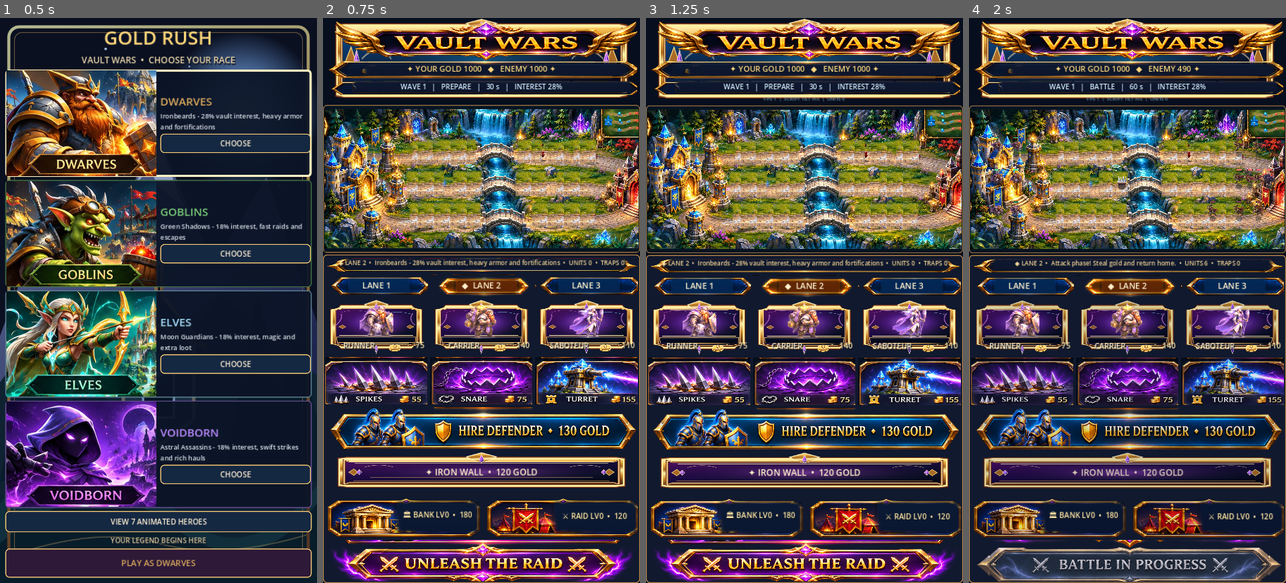
Above: before the commit, frames 1-4 (left to right).
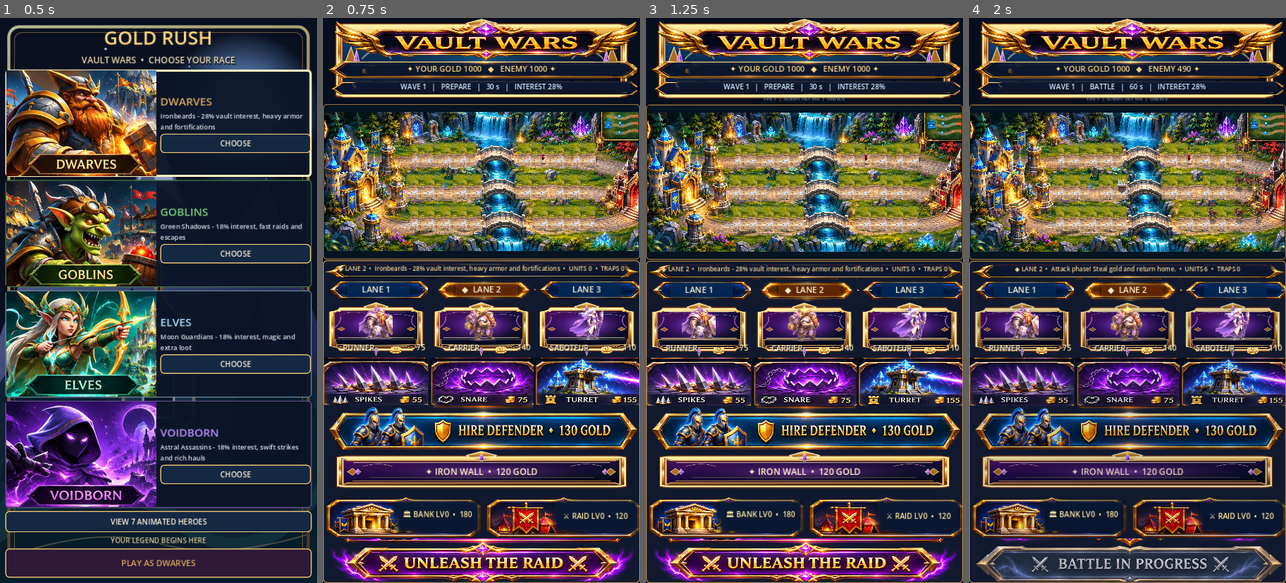
Above: after the commit, the same moments.

Repository: krzych3d/Gold-rush-mobile
Game: Godot game, scene res://main.tscn
Same seed, same stepped clock (60 frames per second), same inputs: the game is played once before the commit and once after it.
Inputs (mouse positions are in pixels of both pictures, inside the frame that each line leads up to):
- Up to frame 1 (0.5 s): no input
- Up to frame 2 (0.75 s): click (481, 560) at 0.5 s
- Up to frame 3 (1.25 s): no input
- Up to frame 4 (2 s): click (1127, 560) at 1.25 s

Frame 1 is identical in both runs. In frame 2, 45% of the frame differs, in the area x 0-100%, y 15-100%; in frame 3, 45%; in frame 4, 43%.

Commit message:
Unify premium faction menus for elves dwarves goblins and Voidborn
* Give elves goblins dwarves and Voidborn their own illustrated battle menus and compact controls

* Fix HUD smoke regression to accept actual illustrated 292px PNG assets

* Test unique portrait and ability art switching across all four factions

* Run Godot QA on newly imported faction-specific illustrated UI PNGs

* Add checksum-validated importer for elf dwarf and goblin premium menu PNGs

* Auto-install elf dwarf and goblin painted menus from owner ZIP comment and rebuild Android APK

Diff:
--- a/ci/smoke_epic_hud.gd
+++ b/ci/smoke_epic_hud.gd
@@ -69,7 +69,9 @@
 			_fail("Button %d lacks an illustrated nine-patch skin" % button_index)
 			return
 		var art_tex: Texture2D = (artwork_style as StyleBoxTexture).texture
-		if art_tex == null or art_tex.get_width() < 300:
+		# Original ImageGen cards have authentic 292px PNG source width,
+		# whereas SVG fallback skin was intentionally >300px.
+		if art_tex == null or art_tex.get_width() < 180:
 			_fail("Illustrated control art did not import from SVG %d" % button_index)
 			return
 	for key in ["IllustratedTitle", "ResourceArtwork", "PhaseArtwork", "MessageArtwork"]:
--- a/ci/smoke_original_hud.gd
+++ b/ci/smoke_original_hud.gd
@@ -41,17 +41,31 @@
 		if game.controls[9].text != "":
 			_fatal("Native CTA label overlaps baked illustrated CTA lettering")
 			return
-		# Choosing another race must never show an unrelated Voidborn hero portrait.
-		game.selected_race = 0
-		game._refresh_unit_icons()
-		if not (game.controls[3].get_node("Artwork") as TextureRect).visible:
-			_fatal("Non-Voidborn character artwork not restored")
-			return
+		# Every faction must display its own characters whenever the matching
+		# illustration PNG exists. Never substitute a Voidborn assassin.
+		for race in range(4):
+			game.selected_race = race
+			game._refresh_unit_icons()
+			for index in 3:
+				var hero_name: String = ["runner", "carrier", "saboteur"][index]
+				var wanted_name: String = game._race_art_name(hero_name)
+				var has_premium: bool = game.ornate_ui.original_texture(wanted_name) != null
+				var hero_button: Button = game.controls[3 + index]
+				var live_atlas: TextureRect = hero_button.get_node("Artwork") as TextureRect
+				var hero_bg: StyleBoxTexture = hero_button.get_theme_stylebox("normal") as StyleBoxTexture
+				if live_atlas.visible == has_premium:
+					_fatal("Wrong portrait overlay for faction %d, role %s" % [race, hero_name])
+					return
+				if has_premium and (hero_bg == null or hero_bg.texture != game.ornate_ui.original_texture(wanted_name)):
+					_fatal("Faction %d is not using its own original PNG for %s" % [race, hero_name])
+					return
+			var ability_name: String = game._race_art_name("ability")
+			if game.ornate_ui.original_texture(ability_name) != null:
+				if game.ability_button.get_theme_stylebox("normal").texture != game.ornate_ui.original_texture(ability_name):
+					_fatal("Faction ability art does not match active race")
+					return
 		game.selected_race = 3
 		game._refresh_unit_icons()
-		if (game.controls[3].get_node("Artwork") as TextureRect).visible:
-			_fatal("Original PNG artwork did not return when Voidborn was selected")
-			return
 		print("Premium PNG HUD: all original illustrations, prices and faction switching verified")
 	else:
 		print("Premium PNG HUD not yet imported: non-breaking fallback verified")
--- a/scripts/game.gd
+++ b/scripts/game.gd
@@ -4,6 +4,7 @@
 const OrnateHUD = preload("res://scripts/ornate_hud.gd")
 const MAX_WAVES := 999
 const RACE_NAMES := ["DWARVES", "GOBLINS", "ELVES", "VOIDBORN"]
+const RACE_ART_PREFIX := ["dwarf", "goblin", "elf", ""]
 const RACE_DESCRIPTIONS := ["Ironbeards - 28% vault interest, heavy armor and fortifications", "Green Shadows - 18% interest, fast raids and escapes", "Moon Guardians - 18% interest, magic and extra loot", "Astral Assassins - 18% interest, swift strikes and rich hauls"]
 const RACE_COLORS := [Color("d7a85c"), Color("78c978"), Color("a6dfff"), Color("ba8aff")]
 const PREP_TIME := 30.0
@@ -169,7 +170,7 @@
 	add_child(backdrop)
 	var root := VBoxContainer.new()
 	root.set_anchors_and_offsets_preset(Control.PRESET_FULL_RECT)
-	root.add_theme_constant_override("separation", 4)
+	root.add_theme_constant_override("separation", 2)
 	add_child(root)
 
 	var header_frame := PanelContainer.new()
@@ -230,10 +231,10 @@
 	battlefield_frame.size_flags_horizontal = Control.SIZE_EXPAND_FILL
 	# Keep the map panel close to its original 2400:1060 landscape ratio.
 	battlefield_frame.size_flags_vertical = Control.SIZE_SHRINK_CENTER
-	battlefield_frame.custom_minimum_size.y = 335
+	battlefield_frame.custom_minimum_size.y = 352
 	root.add_child(battlefield_frame)
 	arena = Control.new()
-	arena.custom_minimum_size = Vector2(0, 325)
+	arena.custom_minimum_size = Vector2(0, 342)
 	arena.clip_contents = true
 	arena.size_flags_horizontal = Control.SIZE_EXPAND_FILL
 	arena.size_flags_vertical = Control.SIZE_EXPAND_FILL
@@ -271,10 +272,10 @@
 	var command_frame := PanelContainer.new()
 	command_frame.size_flags_horizontal = Control.SIZE_EXPAND_FILL
 	command_frame.size_flags_vertical = Control.SIZE_EXPAND_FILL
-	_apply_epic_panel(command_frame, Color("10192e"), Color("bc884a"), 5)
+	_apply_epic_panel(command_frame, Color("10192e"), Color("bc884a"), 2)
 	root.add_child(command_frame)
 	gameplay_panel = VBoxContainer.new()
-	gameplay_panel.add_theme_constant_override("separation", 6)
+	gameplay_panel.add_theme_constant_override("separation", 2)
 	gameplay_panel.size_flags_vertical = Control.SIZE_EXPAND_FILL
 	command_frame.add_child(gameplay_panel)
 	info = Label.new()
@@ -296,7 +297,7 @@
 	race_button.disabled = true
 
 	var lane_row := HBoxContainer.new()
-	lane_row.add_theme_constant_override("separation", 5)
+	lane_row.add_theme_constant_override("separation", 2)
 	gameplay_panel.add_child(lane_row)
 	for index in 3:
 		var lane_button := Button.new()
@@ -312,7 +313,7 @@
 		lane_button.pressed.connect(_select_lane.bind(index))
 
 	var unit_row := HBoxContainer.new()
-	unit_row.add_theme_constant_override("separation", 6)
+	unit_row.add_theme_constant_override("separation", 2)
 	unit_row.size_flags_vertical = Control.SIZE_EXPAND_FILL
 	gameplay_panel.add_child(unit_row)
 	for index in 3:
@@ -324,7 +325,7 @@
 		unit_button.pressed.connect(_buy_unit.bind(index))
 
 	var trap_row := HBoxContainer.new()
-	trap_row.add_theme_constant_override("separation", 6)
+	trap_row.add_theme_constant_override("separation", 2)
 	trap_row.size_flags_vertical = Control.SIZE_EXPAND_FILL
 	gameplay_panel.add_child(trap_row)
 	for index in 3:
@@ -354,7 +355,7 @@
 	ability_button.pressed.connect(_use_race_ability)
 
 	var economy_row := HBoxContainer.new()
-	economy_row.add_theme_constant_override("separation", 5)
+	economy_row.add_theme_constant_override("separation", 2)
 	economy_row.size_flags_vertical = Control.SIZE_EXPAND_FILL
 	gameplay_panel.add_child(economy_row)
 	invest_button = Button.new()
@@ -969,7 +970,7 @@
 	guard_button.disabled = phase != "PREP" or gold[0] < GUARD_COST or guards_in_lane >= 3
 	ability_button.disabled = phase != "PREP" or ability_used or gold[0] < 120
 	ability_button.text = "✦ %s  •  120 GOLD" % ABILITY_NAMES[selected_race] if not ability_used else "✓ %s ACTIVE" % ABILITY_NAMES[selected_race]
-	if original_png_ui and selected_race == 3:
+	if original_png_ui and _race_has_illustrated_asset("ability"):
 		ability_button.text = ""
 	invest_button.disabled = phase != "PREP" or bank_level >= 5 or gold[0] < 180 + bank_level * 110
 	raid_button.disabled = phase != "PREP" or raid_boost >= 3 or gold[0] < 120
@@ -1153,41 +1154,66 @@
 	button_node.add_child(overlay)
 	return overlay
 
+func _race_art_name(name: String) -> String:
+	# Voidborn uses the previously imported original cards. The other three
+	# races use the exact generated high-detail cards in the optional PNG pack.
+	if selected_race == 3:
+		return "ability_void" if name == "ability" else name
+	return RACE_ART_PREFIX[selected_race] + "_" + name
+
+func _race_has_illustrated_asset(name: String) -> bool:
+	return ornate_ui.original_texture(_race_art_name(name)) != null
+
 func _install_original_png_buttons() -> void:
-	# All controls remain Button nodes. Only their *skins* are new;
-	# the purchase, lane, economy, race ability, battle and replay signals
-	# remain connected to their existing tested game methods.
-	for i in 3:
-		ornate_ui.original_button(controls[6 + i], ["spikes", "snare", "turret"][i])
-		_set_premium_card_overlay(controls[6 + i], false)
-	ornate_ui.original_button(guard_button, "defender")
-	guard_button.text = ""
-	ornate_ui.original_button(invest_button, "bank")
-	ornate_ui.original_button(raid_button, "raid")
+	# One consistent, fully clickable, premium UI system for all four factions.
+	# Faction art changes with selected_race; Godot buttons remain wired to
+	# game logic, real prices, and touch hitboxes.
 	_original_economy_label(invest_button)
 	_original_economy_label(raid_button)
+	_update_original_faction_art()
+	_update_original_raid_skin(true)
+
+func _update_original_faction_art() -> void:
+	_update_original_character_art()
+	_update_original_ability_skin()
+	for i in 3:
+		var trap_name: String = ["spikes", "snare", "turret"][i]
+		var premium_name: String = _race_art_name(trap_name)
+		ornate_ui.original_button(controls[6 + i],
+			premium_name if ornate_ui.original_texture(premium_name) != null else trap_name)
+		_set_premium_card_overlay(controls[6 + i], false)
+	var defender_key: String = _race_art_name("defender")
+	ornate_ui.original_button(guard_button,
+		defender_key if ornate_ui.original_texture(defender_key) != null else "defender")
+	guard_button.text = ""
+	for node_info in [[invest_button, "bank"], [raid_button, "raid"]]:
+		var node: Button = node_info[0] as Button
+		var name: String = node_info[1]
+		var proposed: String = _race_art_name(name)
+		ornate_ui.original_button(node,
+			proposed if ornate_ui.original_texture(proposed) != null else name)
 	invest_button.text = ""
 	raid_button.text = ""
-	_update_original_character_art()
-	_update_original_ability_skin()
-	_update_original_raid_skin(true)
 
 func _update_original_character_art() -> void:
 	for i in 3:
+		var card_name: String = ["runner", "carrier", "saboteur"][i]
+		var premium_name: String = _race_art_name(card_name)
 		var button_node: Button = controls[3 + i]
-		if selected_race == 3:
-			# For Voidborn the direct image matches the generated character
-			# illustration. For other races retain their actual race portrait,
-			# never mislabel an elf/goblin as a Voidborn assassin.
-			ornate_ui.original_button(button_node, ["runner", "carrier", "saboteur"][i])
+		if ornate_ui.original_texture(premium_name) != null:
+			ornate_ui.original_button(button_node, premium_name)
 			_set_premium_card_overlay(button_node, false)
 		else:
+			# Only until the next PNG package is imported. Never show a
+			# Voidborn illustration for a goblin, dwarf or elf.
 			ornate_ui.button(button_node, "card_hero", "card_hero")
 			_set_premium_card_overlay(button_node, true)
 
 func _update_original_ability_skin() -> void:
-	if selected_race == 3:
-		ornate_ui.original_button(ability_button, "ability_void")
+	var premium_name: String = _race_art_name("ability")
+	if ornate_ui.original_texture(premium_name) != null:
+		ornate_ui.original_button(ability_button, premium_name)
+		ability_button.text = ""
 	else:
 		ornate_ui.button(ability_button, "banner_purple", "banner_gold")
 
@@ -1203,8 +1229,7 @@
 		return
 	last_icon_race = selected_race
 	if original_png_ui:
-		_update_original_character_art()
-		_update_original_ability_skin()
+		_update_original_faction_art()
 	for kind in 3:
 		if controls.size() <= kind + 3:
 			return
